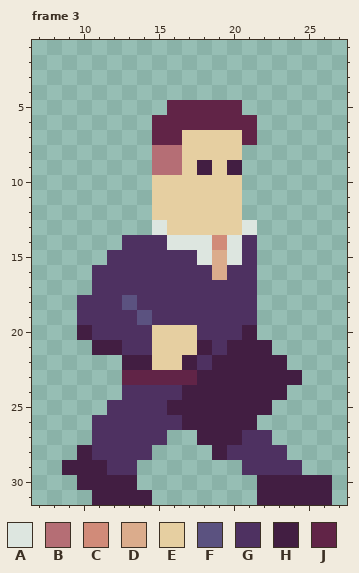
Pixel-art file: Excluded/Aseprite/characters.aseprite. Above is the file before it was changed.
32x32 pixels, 5 frames. Shown: frame 3: x 7..27, y 1..31. The commit also changed other frames, which this record leaves out.
Palette (. is transparent): A #dde6e0  B #b56e75  C #d18b79  D #dbac8c  E #e6cfa1  F #5b5280  G #4e3161  H #421e42  J #612447
Pixels before, frame 3, first column x 9:
 5 .......JJJJJ......
 6 ......JJJJJJJ.....
 7 ......JJEEEEJ.....
 8 ......BBEEEE......
 9 ......BBEHEH......
10 ......EEEEEE......
11 ......EEEEEE......
12 ......EEEEEE......
13 ......AEEEEEA.....
14 ....GGGAAACAG.....
15 ...GGGGGGADAG.....
16 ..GGGGGGGGDGG.....
17 ..GGGGGGGGGGG.....
18 .GGGFGGGGGGGG.....
19 .GGGGFGGGGGGG.....
20 .HGGGGEEEGGGH.....
21 ..HHGGEEEHGHHH....
22 ....HHEEHGHHHHH...
23 ....JJJJJHHHHHHH..
24 ....GGGGHHHHHHH...
25 ...GGGGHHHHHHH....
26 ..GGGGGGHHHHH.....
27 ..GGGGG..HHHGG....
28 .HGGGG....HGGGG...
29 HHHGG.......GGGG..
30 .HHHH........HHHHH
31 ..HHHH.......HHHHH
The same view after the edit:
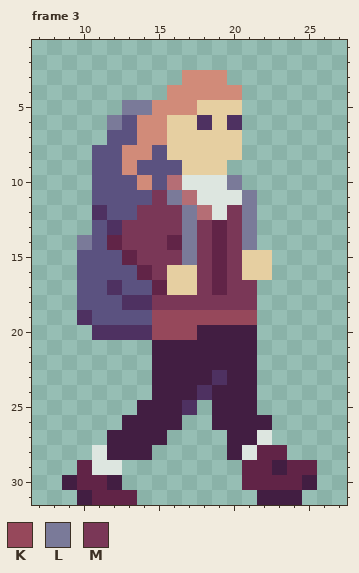
Colours new in this view: K #96485b  L #7a7a99  M #7a3757
Difference:
layer "Guilliam" now hidden
layer "Gillette" added
Changed rows in their new state; - is an unchanged pixel.
Frame 3:
first column x 9:
 3 --------CCC-------
 4 -------CCCCC------
 5 ----LLCCCEEE------
 6 ---LFCCEEGEG.-----
 7 ---FFCCE----.-----
 8 --FFCCFE----------
 9 --FFCFFF-E-.------
10 --FFFCFBAAAL------
11 --FFFFMLBAAAL-----
12 --GFFMMMLBAML-----
13 --FGMMMMLMJML-----
14 -LFJMMMJLMJML-----
15 -FFFJMMMLMJMEE----
16 -FFFFJMEEMJMEE----
17 -FF-FFJEEMJMM-----
18 -FFFG-MMMMMMM-----
19 --FFF-KKKKKKK-----
20 -.----KKKHHH------
21 --....HHH-H--.----
22 ----..HH-H---..---
23 ----..HHH-G--...--
24 ----..HH-G---..---
25 ---..HH-G.---.----
26 --..HHHH..---H----
27 --.HHHH--..-HA----
28 -.AHHH----.HAJJ---
29 .JAA.-------JJHJJ-
30 HJJ-.-------JJJJ-.
31 -HJJJ.----------..
